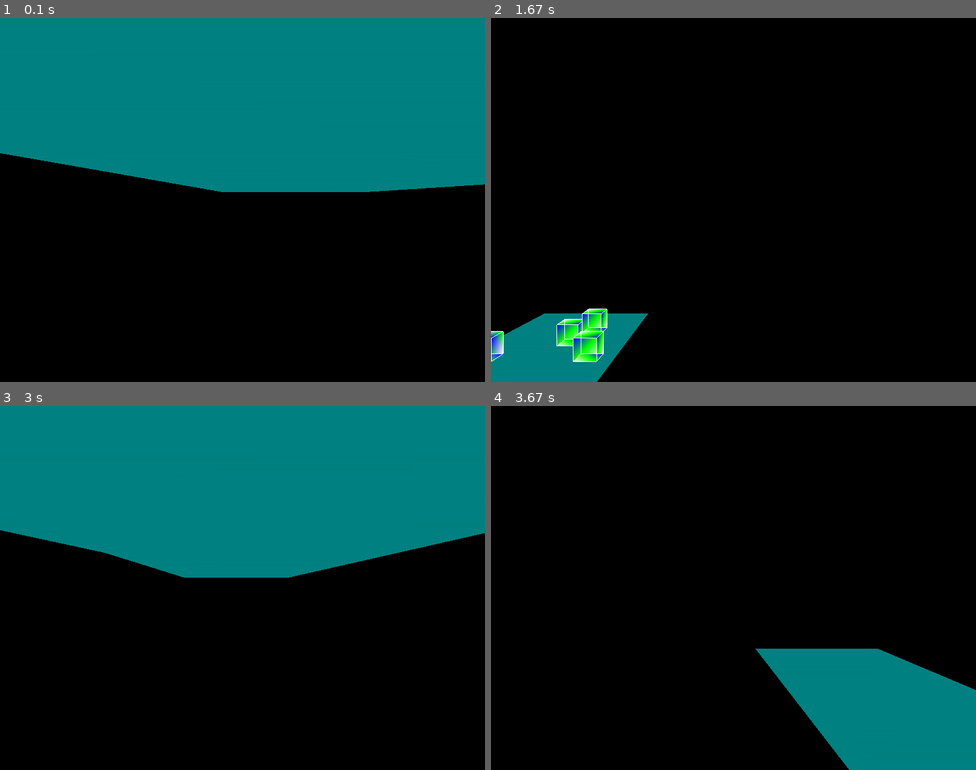
Above: before the commit, frames 1-4 (two rows, left to right).
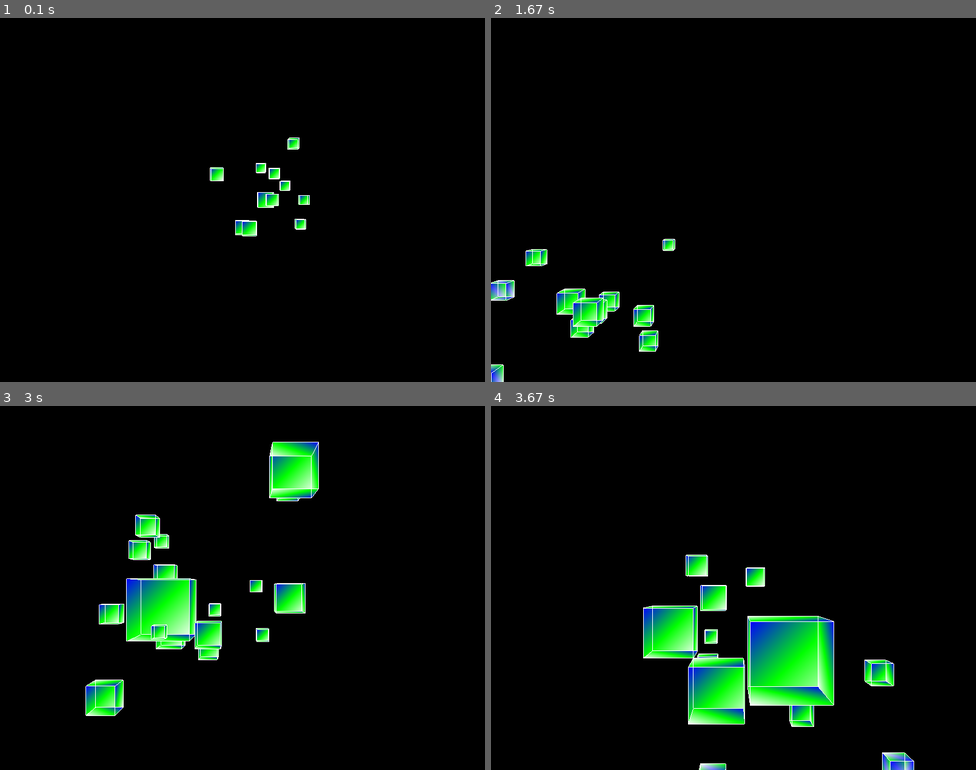
Above: after the commit, the same moments.

Repository: ahmedfadhil/PyGame-with-OPENGL
Game: pygame game, started from openglPython.py
Same seed, same stepped clock (60 frames per second), same inputs: the game is played once before the commit and once after it.
Inputs:
- Up to frame 1 (0.1 s): no input
- Up to frame 2 (1.67 s): hold Right 0.33-0.8 s; hold Up 0.83-1.3 s; hold Right from 1.33 s (still down)
- Up to frame 3 (3 s): release Right at 1.8 s; hold Left 1.83-2.37 s; hold Down 2.4-2.87 s; hold Left from 2.9 s (still down)
- Up to frame 4 (3.67 s): release Left at 3.37 s; hold Up from 3.4 s (still down)

The runs differ from the first frame. In frame 1, 46% of the frame differs, in the area x 0-100%, y 0-60%; in frame 2, 6.4%; in frame 3, 47%, in the area x 0-100%, y 0-86%; in frame 4, 18%.

Commit message:
infinit bocks

Diff:
--- a/openglPython.py
+++ b/openglPython.py
@@ -56,30 +56,30 @@
     (0, 1, 1),
 )
 
-ground_surfaces = (0,1,2,3)
-
-ground_vertices = (
-    (-10,-1.1,50),
-    (10,-1.1,50),
-    (-10,-1.1,-300),
-    (10,-1.1,-300),
-
-    )
-
-def ground():
-    glBegin(GL_QUADS)
-    for vertex in ground_vertices:
-        glColor3fv((0,0.5,0.5))
-        glVertex3fv(vertex)
-
-    glEnd()
-
-
-def set_vertices(max_distance):
+
+##ground_vertices = (
+##    (-10, -1.1, 20),
+##    (10, -1.1, 20),
+##    (-10, -1.1, -300),
+##    (10, -1.1, -300),
+##    )
+##
+##
+##def ground():
+##    glBegin(GL_QUADS)
+##    for vertex in ground_vertices:
+##        glColor3fv((0,0.5,0.5))
+##        glVertex3fv(vertex)
+##
+##    glEnd()
+
+
+
+
+def set_vertices(max_distance, min_distance=-20):
     x_value_change = random.randrange(-10, 10)
-    # y_value_change = random.randrange(-10, 10)
-    y_value_change = -1
-    z_value_change = random.randrange(-1 * max_distance, -20)
+    y_value_change = random.randrange(-10, 10)
+    z_value_change = random.randrange(-1 * max_distance, min_distance)
 
     new_vertices = []
 
@@ -124,7 +124,9 @@
     display = (800, 600)
     pygame.display.set_mode(display, DOUBLEBUF | OPENGL)
 
-    gluPerspective(45, (display[0] / display[1]), 0.1, 50.0)
+    max_distance = 100
+
+    gluPerspective(45, (display[0] / display[1]), 0.1, max_distance)
 
     glTranslatef(random.randrange(-5, 5), random.randrange(-5, 5), -40)
 
@@ -132,8 +134,6 @@
 
     x_move = 0
     y_move = 0
-
-    max_distance = 100
 
     cube_dict = {}
 
@@ -173,11 +173,7 @@
                     ##                if event.button == 5:
                     ##                    glTranslatef(0,0,-1.0)
 
-        # glRotatef(1, 3, 1, 1)
-
         x = glGetDoublev(GL_MODELVIEW_MATRIX)
-        # print(x)
-
 
         camera_x = x[3][0]
         camera_y = x[3][1]
@@ -186,9 +182,19 @@
         glClear(GL_COLOR_BUFFER_BIT | GL_DEPTH_BUFFER_BIT)
 
         glTranslatef(x_move, y_move, .50)
-        ground()
+
+        # ground()
+
         for each_cube in cube_dict:
             Cube(cube_dict[each_cube])
+
+        for each_cube in cube_dict:
+            if camera_z <= cube_dict[each_cube][0][2]:
+                print("passed a cube")
+                # delete_list.append(each_cube)
+                new_max = int(-1 * (camera_z - max_distance))
+
+                cube_dict[each_cube] = set_vertices(new_max, int(camera_z))
 
         pygame.display.flip()
         pygame.time.wait(10)
